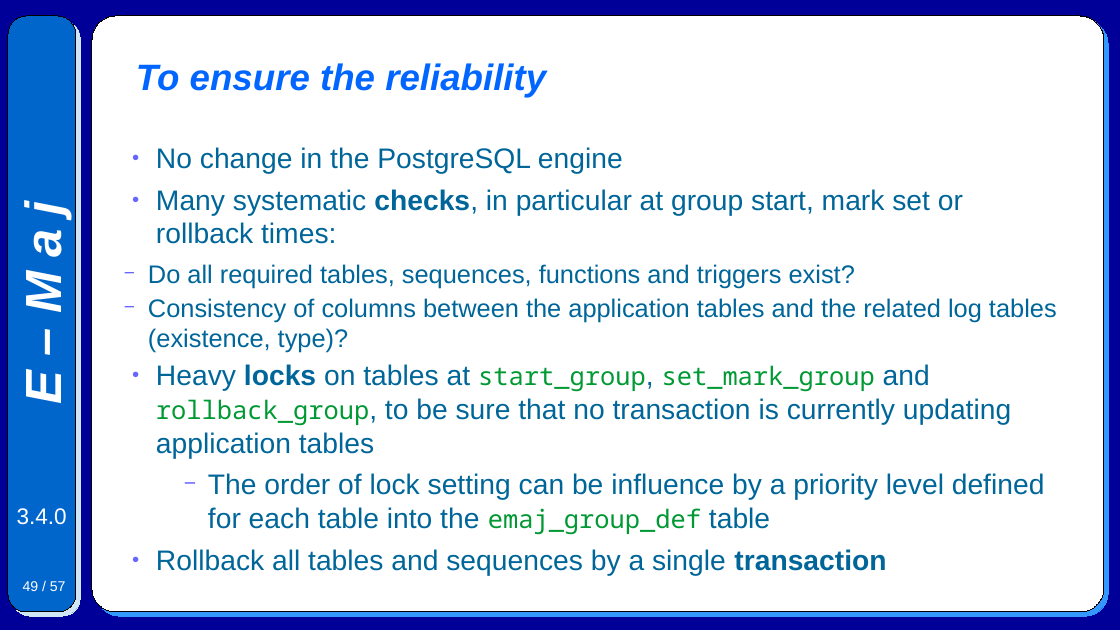
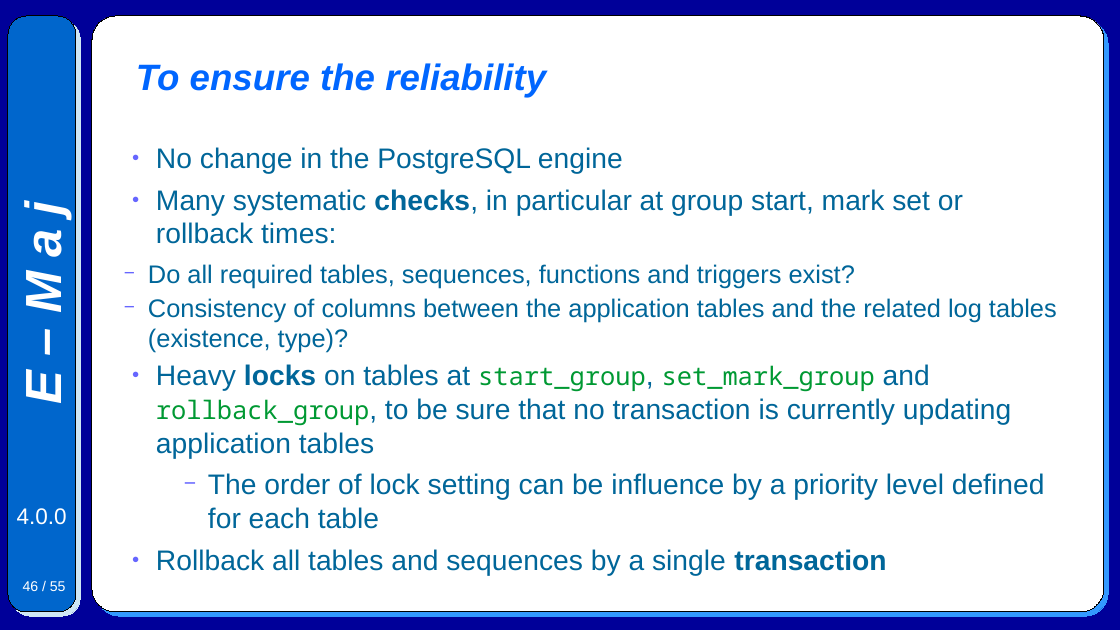
Before and after one commit to beaud76/emaj_doc, a slide deck: slide 46 of Emaj.devel_pres_en.odp (slide 49 before the commit). Drawn at 1120x630 pixels with LibreOffice and Linux fonts; fonts in the diff are those of the drawing. Boxes give left, top, right and bottom in pixels: in the first picture for what was removed or moved away, otherwise in the second. Text is boxed around its words. In the diff, an @@ line names an element or a change of style, - is before the commit and + after.

```diff
--- a/Emaj.devel_pres_en.odp
+++ b/Emaj.devel_pres_en.odp
@@ text at [208,473,1045,529]: text changed @@
-  − The order of lock setting can be influence by a priority level defined for each table into the emaj_group_def table
+  − The order of lock setting can be influence by a priority level defined for each table
@@ text at [17,508,67,525]: text changed @@
-3.4.0
+4.0.0
@@ page number at [23,581,66,591]: text changed @@
-49 / 57
+46 / 55
```
Also in this commit, not shown: 53 other slides changed, 1 slide added, 3 slides removed, 6 other files.
